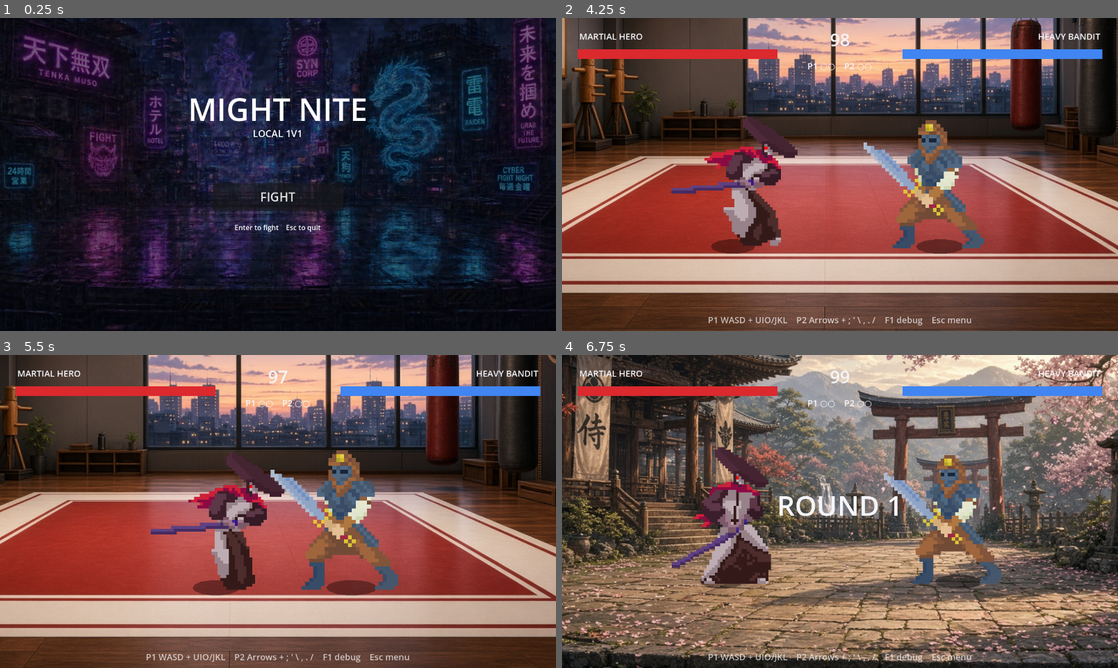
Above: before the commit, frames 1-4 (two rows, left to right).
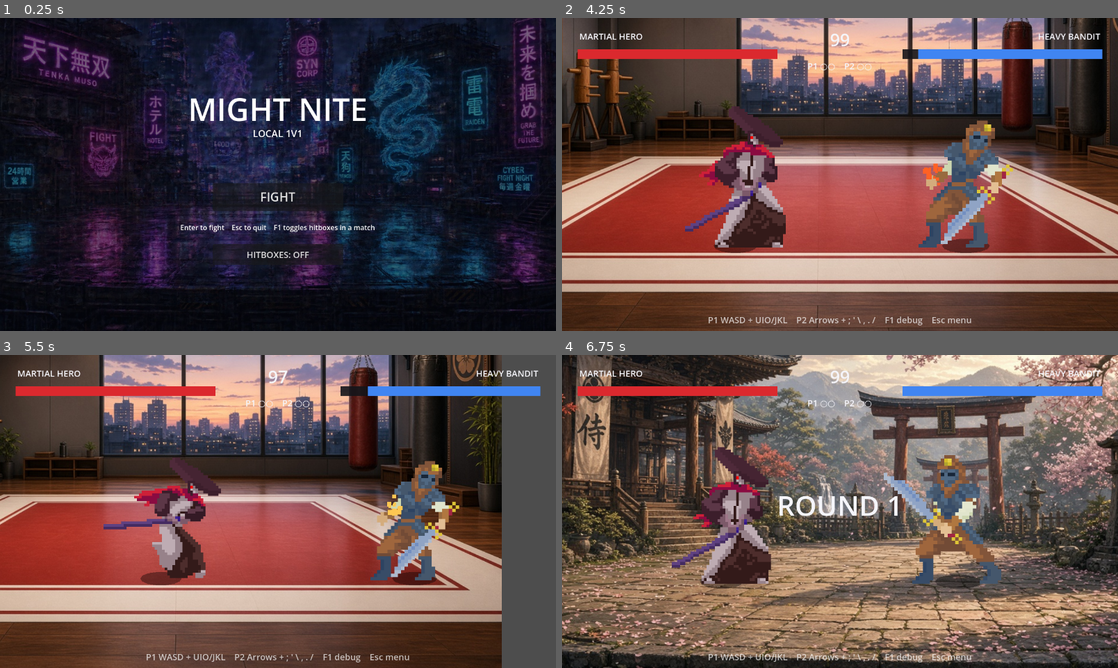
Above: after the commit, the same moments.

Repository: dtelcore/MightNite
Game: Godot game, scene res://Scenes/MainMenu.tscn
Same seed, same stepped clock (60 frames per second), same inputs: the game is played once before the commit and once after it.
Inputs (mouse positions are in pixels of both pictures, inside the frame that each line leads up to):
- Up to frame 1 (0.25 s): no input
- Up to frame 2 (4.25 s): click "FIGHT" at 0.5 s; click "START MATCH" at 1.25 s; tap Enter at 2 s; move the mouse to (962, 158) at 2.02 s; hold D (p1_right) 2.03-3.53 s; tap E at 2.1, 3.05, 3.8 s; click (962, 158) at 2.17 s; tap Space at 2.27, 3.02 s; move the mouse to (728, 190) at 2.77 s; tap L (p1_hk) at 2.85 s; move the mouse to (895, 105) at 3.52 s; hold A (p1_left) from 3.53 s (still down); tap O (p1_hp) at 3.6 s
- Up to frame 3 (5.5 s): move the mouse to (250, 574) at 4.27 s; release A (p1_left) at 4.28 s; hold D (p1_right) from 4.28 s (still down); tap J (p1_lk) at 4.35 s; click (250, 574) at 4.42 s; tap Space at 4.52, 5.27 s; tap E at 4.55, 5.3 s; move the mouse to (444, 558) at 5.02 s; tap U (p1_lp) at 5.1 s
- Up to frame 4 (6.75 s): tap Escape (ui_cancel) at 5.65 s; move the mouse to (673, 464) at 5.77 s; release D (p1_right) at 5.78 s; hold A (p1_left) 5.78-6.5 s; tap K (p1_mk) at 5.85 s; tap Space at 6.02 s; tap E at 6.05 s; click "START MATCH" at 6.5 s

The runs differ from the first frame. In frame 1, 0.9% of the frame differs, in the area x 32-68%, y 66-79%; in frame 2, 27%; in frame 3, 62%, in the area x 0-100%, y 0-100%; in frame 4, nothing differs.

Commit message:
v0.0.4 -- road to multiplayer online 1v1

Diff:
--- a/Characters/CharacterBase.gd
+++ b/Characters/CharacterBase.gd
@@ -36,6 +36,8 @@
 var hit_shape: CollisionShape2D
 var hurt_shape: CollisionShape2D
 var _crouch_hurt := false
+var _hit_notes: Array[Dictionary] = []
+var _idle_forward := 40.0
 
 
 func _ready() -> void:
@@ -58,6 +60,8 @@
 	anim.name = "Anim"
 	add_child(anim)
 	anim.setup(data)
+	anim.apply_facing(1)
+	_idle_forward = anim.visual_rect().end.x
 
 	var body_shape := CollisionShape2D.new()
 	var body := RectangleShape2D.new()
@@ -135,6 +139,7 @@
 
 
 func _physics_process(delta: float) -> void:
+	_tick_hit_notes()
 	if GameManager.is_frozen():
 		_update_visual()
 		queue_redraw()
@@ -192,6 +197,7 @@
 	if anim == null:
 		return
 	anim.apply_facing(facing)
+	_sync_hurtbox()
 	if flash > 0:
 		anim.modulate = Color(1.6, 0.7, 0.7)
 		flash -= 1
@@ -207,14 +213,44 @@
 		var angle := TAU * float(i) / 14.0
 		shadow.append(Vector2(cos(angle) * data.body_width * 0.55, sin(angle) * 8.0 - 2.0))
 	draw_colored_polygon(shadow, Color(0, 0, 0, 0.38))
-	if not GameManager.debug or hurt_shape == null or hurt_shape.shape == null:
-		return
-	var sz: Vector2 = hurt_shape.shape.size
-	draw_rect(Rect2(hurt_shape.position - sz * 0.5, sz), Color(0.2, 1, 0.35, 0.28), false, 2.0)
+	if not GameManager.debug:
+		return
+	if hurt_shape != null and hurt_shape.shape != null:
+		var sz: Vector2 = hurt_shape.shape.size
+		var body := Rect2(hurt_shape.position - sz * 0.5, sz)
+		draw_rect(body, Color(0.2, 1, 0.35, 0.16), true)
+		draw_rect(body, Color(0.45, 1, 0.55, 0.95), false, 2.0)
 	if hit_shape and hit_shape.shape and not hit_shape.disabled:
 		var hsz: Vector2 = hit_shape.shape.size
-		draw_rect(Rect2(hit_shape.position - hsz * 0.5, hsz), Color(1, 0.15, 0.15, 0.45), true)
-	draw_string(ThemeDB.fallback_font, Vector2(-50, -data.body_height - 18), machine.state_name() if machine else "", HORIZONTAL_ALIGNMENT_LEFT, -1, 16, Color.WHITE)
+		var attack := Rect2(hit_shape.position - hsz * 0.5, hsz)
+		draw_rect(attack, Color(1, 0.15, 0.12, 0.28), true)
+		draw_rect(attack, Color(1, 0.35, 0.2, 1), false, 2.0)
+	var font := ThemeDB.fallback_font
+	draw_string(font, Vector2(-50, -data.body_height - 18), machine.state_name() if machine else "", HORIZONTAL_ALIGNMENT_LEFT, -1, 16, Color.WHITE)
+	for note in _hit_notes:
+		var age := float(note["age"])
+		var pos := Vector2(-36, -data.body_height - 42.0 - age * 0.85)
+		var text := "HIT %d" % int(note["amount"])
+		for offset in [Vector2(-1, 0), Vector2(1, 0), Vector2(0, -1), Vector2(0, 1)]:
+			draw_string(font, pos + offset, text, HORIZONTAL_ALIGNMENT_LEFT, -1, 18, Color(0, 0, 0, 0.9))
+		draw_string(font, pos, text, HORIZONTAL_ALIGNMENT_LEFT, -1, 18, Color(1, 0.92, 0.25))
+
+
+func _note_hit(amount: int) -> void:
+	if not GameManager.debug:
+		return
+	_hit_notes.append({"amount": amount, "age": 0})
+
+
+func _tick_hit_notes() -> void:
+	if _hit_notes.is_empty():
+		return
+	var kept: Array[Dictionary] = []
+	for note in _hit_notes:
+		note["age"] = int(note["age"]) + 1
+		if int(note["age"]) < 50:
+			kept.append(note)
+	_hit_notes = kept
 
 
 func set_crouching(on: bool) -> void:
@@ -228,13 +264,42 @@
 
 
 func _apply_hurtbox() -> void:
-	if data == null or hurt_shape == null:
-		return
-	var height := data.body_height * (0.6 if _crouch_hurt else 1.0)
-	var shape := RectangleShape2D.new()
-	shape.size = Vector2(data.body_width * 0.72, height)
-	hurt_shape.shape = shape
-	hurt_shape.position = Vector2(0, -height * 0.5)
+	_sync_hurtbox()
+
+
+func _sync_hurtbox() -> void:
+	if anim == null or hurt_shape == null:
+		return
+	var rect := anim.visual_rect().grow(2.0)
+	if rect.size.x < 1.0 or rect.size.y < 1.0:
+		return
+	if hurt_shape.shape == null or not (hurt_shape.shape is RectangleShape2D):
+		hurt_shape.shape = RectangleShape2D.new()
+	var shape := hurt_shape.shape as RectangleShape2D
+	shape.size = rect.size
+	hurt_shape.position = rect.get_center()
+
+
+func weapon_extended() -> bool:
+	if anim == null:
+		return false
+	var rect := anim.visual_rect()
+	var reach := rect.end.x if facing > 0 else -rect.position.x
+	return reach > _idle_forward + 6.0
+
+
+func set_visual_hitbox() -> void:
+	if anim == null or hit_shape == null:
+		return
+	var rect := anim.visual_rect().grow(2.0)
+	if rect.size.x < 1.0 or rect.size.y < 1.0:
+		return
+	if hit_shape.shape == null or not (hit_shape.shape is RectangleShape2D):
+		hit_shape.shape = RectangleShape2D.new()
+	var shape := hit_shape.shape as RectangleShape2D
+	shape.size = rect.size
+	hit_shape.position = rect.get_center()
+	hit_shape.disabled = false
 
 
 func face_opponent() -> void:
@@ -394,7 +459,9 @@
 		armor_hits_left -= 1
 		if armor_hits_left <= 0:
 			armor_active = false
-		hp.apply(maxi(1, int(move.damage * 0.5)))
+		var armored := maxi(1, int(move.damage * 0.5))
+		hp.apply(armored)
+		_note_hit(armored)
 		flash = 4
 		health_changed.emit(hp.current, hp.maximum)
 		GameManager.trigger_hitstop(3)
@@ -406,7 +473,9 @@
 	var scale := move.scaling
 	if hits_before >= 3:
 		scale *= pow(0.9, float(hits_before - 2))
-	hp.apply(maxi(1, int(round(float(move.damage) * scale))))
+	var dealt := maxi(1, int(round(float(move.damage) * scale)))
+	hp.apply(dealt)
+	_note_hit(dealt)
 	if attacker != null:
 		attacker.combo_count = hits_before + 1
 	flash = 6
@@ -421,6 +490,7 @@
 func _begin_throw(attacker, move: MoveData) -> void:
 	var hits_before: int = attacker.combo_count if attacker != null else 0
 	hp.apply(move.damage)
+	_note_hit(move.damage)
 	if attacker != null:
 		attacker.combo_count = hits_before + 1
 	health_changed.emit(hp.current, hp.maximum)
--- a/Characters/Fireball.gd
+++ b/Characters/Fireball.gd
@@ -56,3 +56,5 @@
 	var s := Constants.WORLD_SCALE
 	draw_circle(Vector2.ZERO, 20.0 * s, Color(1.0, 0.38, 0.1, 0.95))
 	draw_circle(Vector2(-10.0 * s * float(facing), 0), 11.0 * s, Color(1.0, 0.86, 0.45, 0.95))
+	if GameManager.debug:
+		draw_arc(Vector2.ZERO, 22.0 * s, 0.0, TAU, 24, Color(1, 0.35, 0.2, 1), 2.0)
--- a/Characters/SpritePlayer.gd
+++ b/Characters/SpritePlayer.gd
@@ -39,7 +39,7 @@
 		if tex == null:
 			continue
 		var frames := int(tex.get_width() / int(_frame_size.x))
-		_clips[clip] = {"texture": tex, "frames": maxi(frames, 1)}
+		_clips[clip] = {"texture": tex, "frames": maxi(frames, 1), "bounds": _measure(tex, maxi(frames, 1))}
 	if not _clips.has("idle") and _clips.has("combat_idle"):
 		_clips["idle"] = _clips["combat_idle"]
 	play("idle", true, 8.0)
@@ -47,6 +47,61 @@
 
 func has_clip(clip: String) -> bool:
 	return _clips.has(clip)
+
+
+func visual_rect() -> Rect2:
+	if _sprite == null or not _clips.has(clip_name):
+		return Rect2()
+	var boxes: Array = _clips[clip_name]["bounds"]
+	if _frame < 0 or _frame >= boxes.size():
+		return Rect2()
+	var box: Rect2 = boxes[_frame]
+	var fw := _frame_size.x
+	var fh := _frame_size.y
+	var left := _pixel_x(box.position.x)
+	var right := _pixel_x(box.position.x + box.size.x)
+	var top := _pixel_y(box.position.y)
+	var bottom := _pixel_y(box.position.y + box.size.y)
+	return Rect2(minf(left, right), minf(top, bottom), absf(right - left), absf(bottom - top))
+
+
+func _pixel_x(pixel: float) -> float:
+	var from_center := pixel - _frame_size.x * 0.5
+	if _sprite.flip_h:
+		from_center = -from_center
+	return from_center * _pixel_scale + _sprite.position.x
+
+
+func _pixel_y(pixel: float) -> float:
+	return (pixel - _frame_size.y * 0.5) * _pixel_scale + _sprite.position.y
+
+
+func _measure(tex: Texture2D, frames: int) -> Array:
+	var image := tex.get_image()
+	var fw := int(_frame_size.x)
+	var fh := int(_frame_size.y)
+	var boxes: Array = []
+	for frame_index in frames:
+		var min_x := fw
+		var min_y := fh
+		var max_x := 0
+		var max_y := 0
+		var found := false
+		if image != null:
+			for y in fh:
+				for x in fw:
+					if image.get_pixel(frame_index * fw + x, y).a < 0.08:
+						continue
+					found = true
+					min_x = mini(min_x, x)
+					min_y = mini(min_y, y)
+					max_x = maxi(max_x, x + 1)
+					max_y = maxi(max_y, y + 1)
+		if not found:
+			boxes.append(Rect2(0, 0, fw, fh))
+		else:
+			boxes.append(Rect2(min_x, min_y, max_x - min_x, max_y - min_y))
+	return boxes
 
 
 func play(clip: String, loop: bool, fps: float) -> void:
--- a/Scenes/MainMenu.gd
+++ b/Scenes/MainMenu.gd
@@ -1,4 +1,6 @@
 extends Control
+
+var hitbox_button: Button
 
 
 func _ready() -> void:
@@ -45,11 +47,31 @@
 	add_child(fight)
 
 	var hint := Label.new()
-	hint.text = "Enter to fight    Esc to quit"
-	hint.position = Vector2(340, 470)
-	hint.size = Vector2(600, 30)
+	hint.text = "Enter to fight    Esc to quit    F1 toggles hitboxes in a match"
+	hint.position = Vector2(240, 470)
+	hint.size = Vector2(800, 30)
 	hint.horizontal_alignment = HORIZONTAL_ALIGNMENT_CENTER
 	add_child(hint)
+
+	hitbox_button = Button.new()
+	hitbox_button.position = Vector2(490, 520)
+	hitbox_button.size = Vector2(300, 48)
+	hitbox_button.add_theme_font_size_override("font_size", 20)
+	hitbox_button.pressed.connect(func() -> void:
+		GameManager.debug = not GameManager.debug
+		_refresh_hitboxes()
+	)
+	add_child(hitbox_button)
+	_refresh_hitboxes()
+
+
+func _process(_delta: float) -> void:
+	_refresh_hitboxes()
+
+
+func _refresh_hitboxes() -> void:
+	if hitbox_button:
+		hitbox_button.text = "HITBOXES: ON" if GameManager.debug else "HITBOXES: OFF"
 
 
 func _unhandled_input(event: InputEvent) -> void:
--- a/Systems/States/AttackState.gd
+++ b/Systems/States/AttackState.gd
@@ -30,16 +30,28 @@
 	if move.is_projectile and frame == active_start and not released:
 		released = true
 		fighter.spawn_fireball(move)
-	if move.active > 0 and frame == active_start:
-		fighter.enable_hitbox(move.hitbox)
-	if frame == active_end:
+	fighter.armor_active = move.armor and fighter.armor_hits_left > 0 and frame <= active_end
+	fighter.pose_attack(move, frame)
+	if fighter.anim:
+		fighter.anim.apply_facing(fighter.facing)
+	var total := move.startup + move.active + move.recovery
+	var in_window := frame >= active_start and frame < active_end
+	var weapon_out: bool = frame >= active_start and frame <= total and fighter.weapon_extended()
+	if move.is_projectile:
+		if in_window and frame == active_start:
+			fighter.enable_hitbox(move.hitbox)
+		elif frame == active_end:
+			fighter.disable_hitbox()
+	elif in_window or weapon_out:
+		fighter.set_visual_hitbox()
+	else:
 		fighter.disable_hitbox()
-	fighter.armor_active = move.armor and fighter.armor_hits_left > 0 and frame <= active_end
-	if frame >= active_start and frame < active_end:
+	if (in_window or weapon_out) and not move.is_projectile:
+		fighter.poll_hitbox()
+	elif move.is_projectile and in_window:
 		fighter.poll_hitbox()
 	if fighter.machine.state_name() != "Attack":
 		return
-	fighter.pose_attack(move, frame)
 	fighter.velocity.x = move_toward(fighter.velocity.x, 0.0, 18.0 * Constants.WORLD_SCALE)
 	if frame > active_end and fighter.try_cancel(move):
 		return
--- a/UI/MatchHUD.gd
+++ b/UI/MatchHUD.gd
@@ -113,6 +113,6 @@
 	var hits := maxi(p1.combo_count, p2.combo_count)
 	combo_label.text = "%d HITS" % hits if hits >= 2 else ""
 	if GameManager.debug:
-		debug_label.text = "P1 %s  P2 %s  combo %d/%d" % [p1.machine.state_name(), p2.machine.state_name(), p1.combo_count, p2.combo_count]
+		debug_label.text = "HITBOXES ON    P1 %s  P2 %s  combo %d/%d" % [p1.machine.state_name(), p2.machine.state_name(), p1.combo_count, p2.combo_count]
 	else:
 		debug_label.text = ""
Not shown, added: .cursor/plans/online_1v1_plan_ef8b7ff0.plan.md
